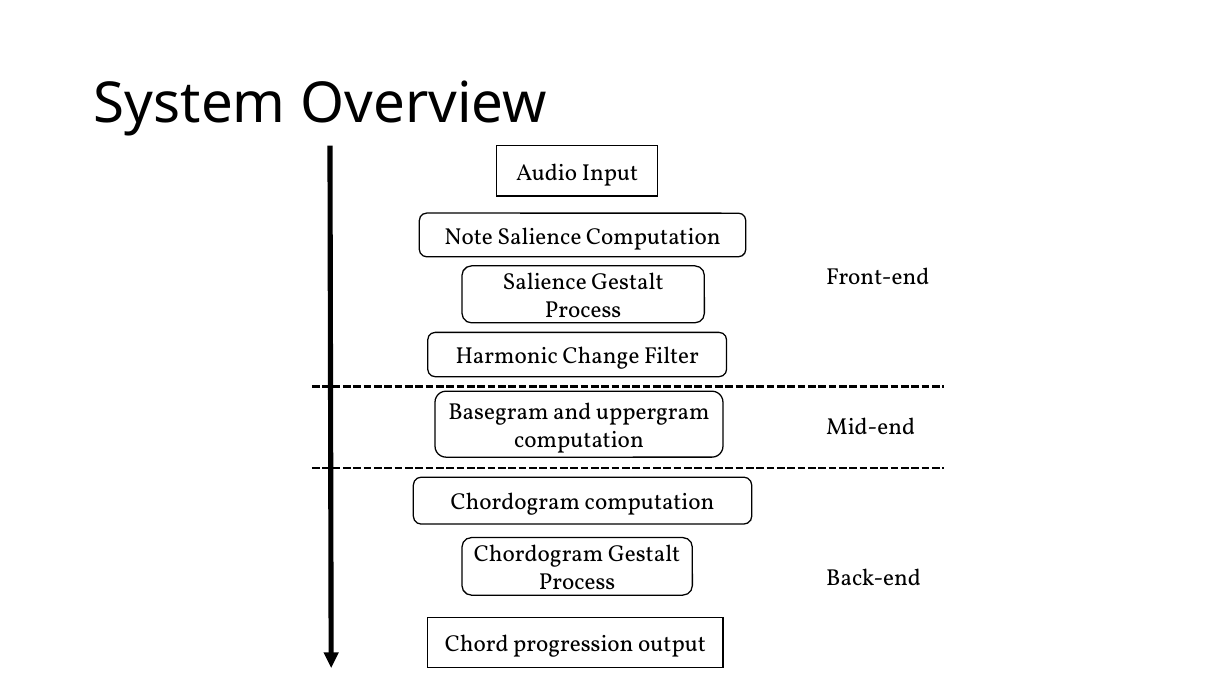
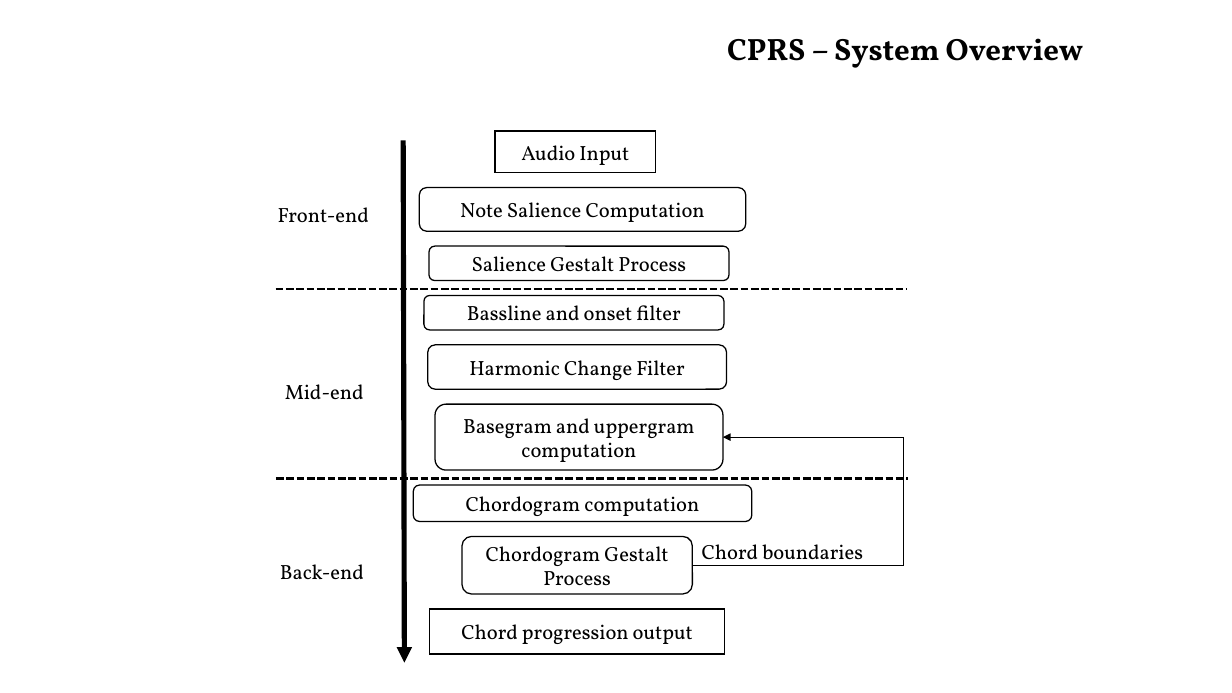
Before and after one commit to tangkk/ChordListener, a slide deck: slide 4 of res/cprsc-0.1.pptx (slide 3 before the commit). Drawn at 1232x693 pixels with LibreOffice and Linux fonts; fonts in the diff are those of the drawing. Boxes give left, top, right and bottom in pixels: in the first picture for what was removed or moved away, otherwise in the second. Text is boxed around its words. In the diff, an @@ line names an element or a change of style, - is before the commit and + after.

```diff
--- a/res/cprsc-0.1.pptx
+++ b/res/cprsc-0.1.pptx
@@ text "CPRS – System Overview" at (x1=727, y1=38, x2=1083, y2=68): vertical alignment middle to top @@
@@ text at (x1=727, y1=38, x2=1083, y2=68): text changed; size 44 to 24 pt; font Noto Sans to Vollkorn; bold on @@
-System Overview
+CPRS – System Overview
@@ arrow moved from (330, 146) - (331, 668) to (403, 140) - (405, 663) @@
@@ rectangle "Audio Input" resized from (x1=497, y1=146, x2=658, y2=197) to (x1=495, y1=131, x2=656, y2=173) @@
@@ text "Front-end" moved from (x1=826, y1=267, x2=929, y2=285) to (x1=278, y1=207, x2=369, y2=223) @@
@@ rounded rectangle "Note Salience Computation" moved from (x1=420, y1=213, x2=746, y2=257) to (x1=420, y1=188, x2=746, y2=231) @@
@@ rounded rectangle "Salience Gestalt Process" resized from (x1=462, y1=266, x2=704, y2=323) to (x1=429, y1=246, x2=729, y2=280) @@
@@ line moved from (312, 386) - (944, 386) to (275, 289) - (908, 289) @@
@@ rounded rectangle added at (x1=424, y1=296, x2=725, y2=330), fill #FFFFFF, outline #000000 1 pt, 16 pt, text #000000 @@
+Bassline and onset filter
@@ rounded rectangle "Harmonic Change Filter" moved from (x1=428, y1=333, x2=726, y2=377) to (x1=428, y1=345, x2=726, y2=389) @@
@@ text "Mid-end" moved from (x1=826, y1=417, x2=915, y2=435) to (x1=285, y1=384, x2=364, y2=400) @@
@@ rounded rectangle "Basegram and uppergram computation" moved from (x1=435, y1=391, x2=724, y2=457) to (x1=435, y1=404, x2=724, y2=470) @@
@@ elbow arrow added from (692, 566) to (723, 437), #000000 0.5 pt @@
@@ line moved from (312, 468) - (944, 468) to (276, 479) - (908, 479) @@
@@ rounded rectangle "Chordogram computation" resized from (x1=413, y1=477, x2=751, y2=524) to (x1=413, y1=485, x2=751, y2=521) @@
@@ size 18 to 16 pt in 11 elements at (x1=462, y1=537, x2=692, y2=594), (x1=413, y1=485, x2=751, y2=521), (x1=428, y1=345, x2=726, y2=389), (x1=435, y1=404, x2=724, y2=470), (x1=430, y1=609, x2=725, y2=654), (x1=420, y1=188, x2=746, y2=231), (x1=495, y1=131, x2=656, y2=173), (x1=429, y1=246, x2=729, y2=280), (x1=278, y1=207, x2=369, y2=223), (x1=285, y1=384, x2=364, y2=400), (x1=280, y1=564, x2=364, y2=580) @@
@@ text "Back-end" moved from (x1=826, y1=568, x2=921, y2=586) to (x1=280, y1=564, x2=364, y2=580) @@
@@ text added at (x1=702, y1=544, x2=863, y2=566), 16 pt, text #000000 @@
+Chord boundaries
@@ rectangle "Chord progression output" resized from (x1=428, y1=617, x2=723, y2=668) to (x1=430, y1=609, x2=725, y2=654) @@
```
Also in this commit, not shown: 4 other slides changed, 2 slides added, 4 other files.
